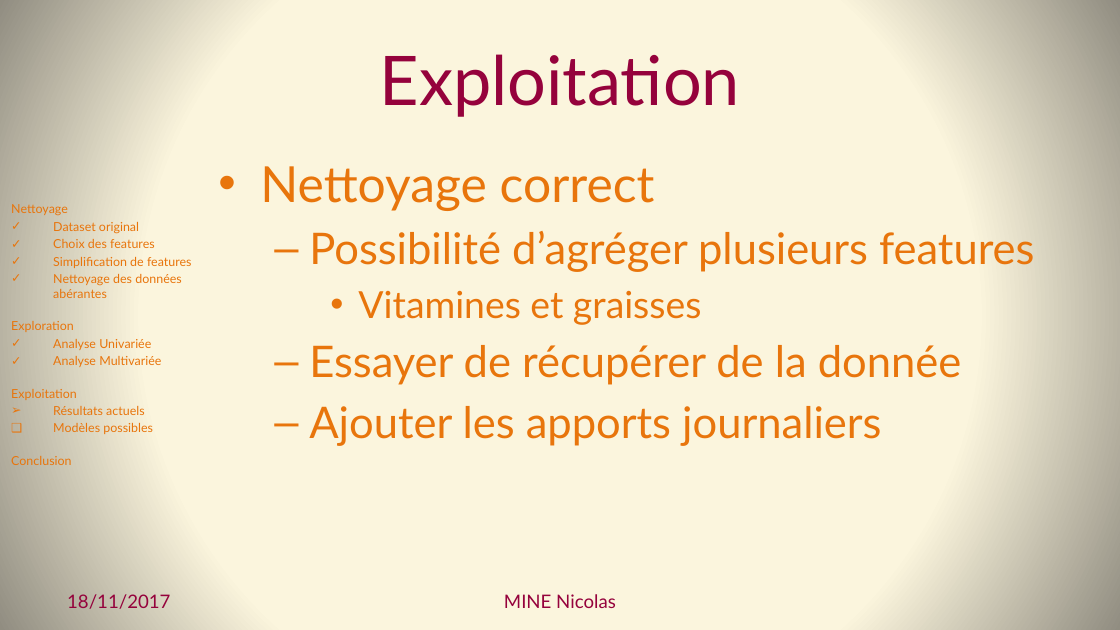
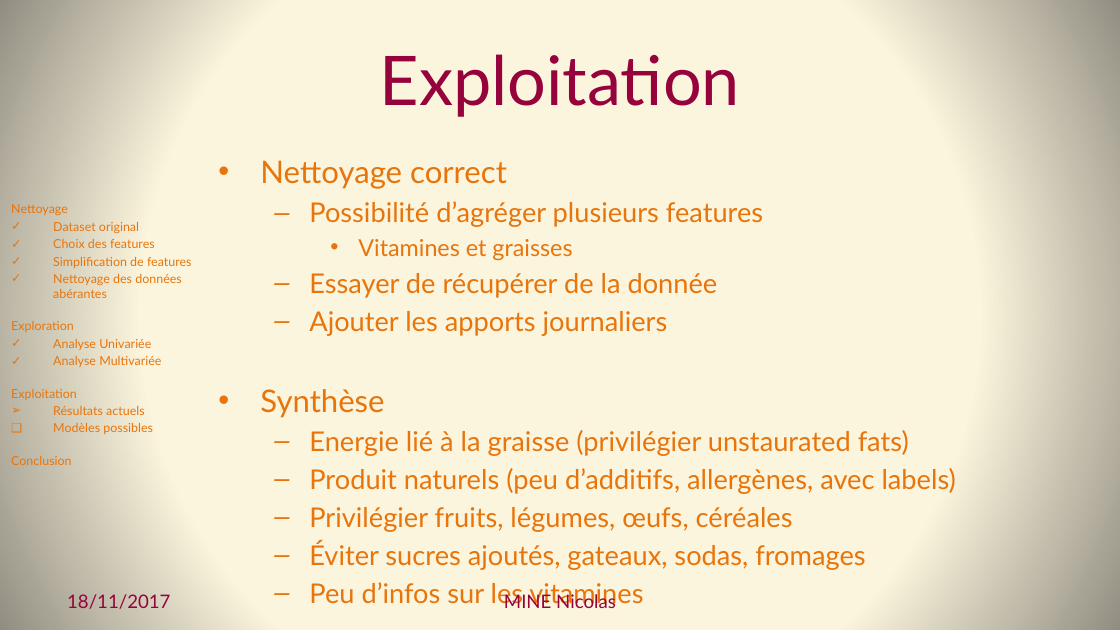
Before and after one commit to Coni63/OC_DS, a slide deck: slide 19 of Projet 2 - donnees nutritionnelles/Presentation-Projet_2.pptx. Drawn at 1120x630 pixels with LibreOffice and Linux fonts; fonts in the diff are those of the drawing. Boxes give left, top, right and bottom in pixels: in the first picture for what was removed or moved away, otherwise in the second. Text is boxed around its words. In the diff, an @@ line names an element or a change of style, - is before the commit and + after.

Commit message:
Ajout du rapport presque terminé et du PPT mis à jour

```diff
--- a/Projet 2 - donnees nutritionnelles/Presentation-Projet_2.pptx
+++ b/Projet 2 - donnees nutritionnelles/Presentation-Projet_2.pptx
@@ text at [260,160,763,336]: size 32 to 20 pt in "Nettoyage correct"; size 28 to 17.5 pt in "Possibilité d’agréger plusieurs features", "Essayer de récupérer de la donnée", "Ajouter les apports journaliers"; size 24 to 15 pt in "Vitamines et graisses"; less space between paragraphs @@
@@ text at [260,389,956,608]: paragraphs added @@
+• Synthèse
+  – Energie lié à la graisse (privilégier unstaurated fats)
+  – Produit naturels (peu d’additifs, allergènes, avec labels)
+  – Privilégier fruits, légumes, œufs, céréales
+  – Éviter sucres ajoutés, gateaux, sodas, fromages
+  – Peu d’infos sur les vitamines
```
Also in this commit, not shown: 1 other slide changed, 1 other file.
